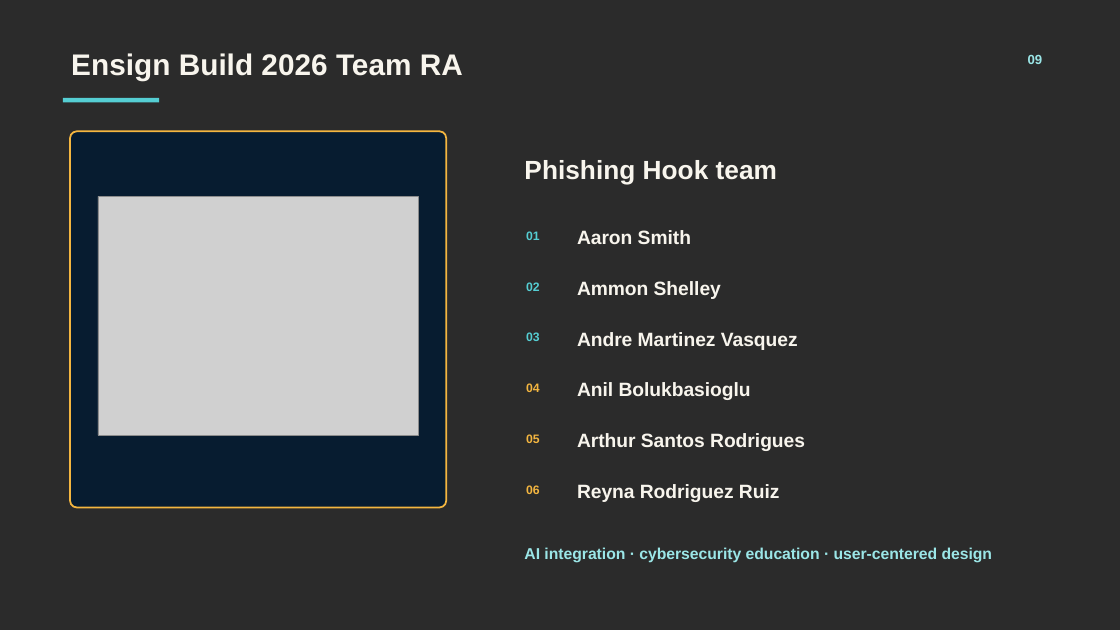
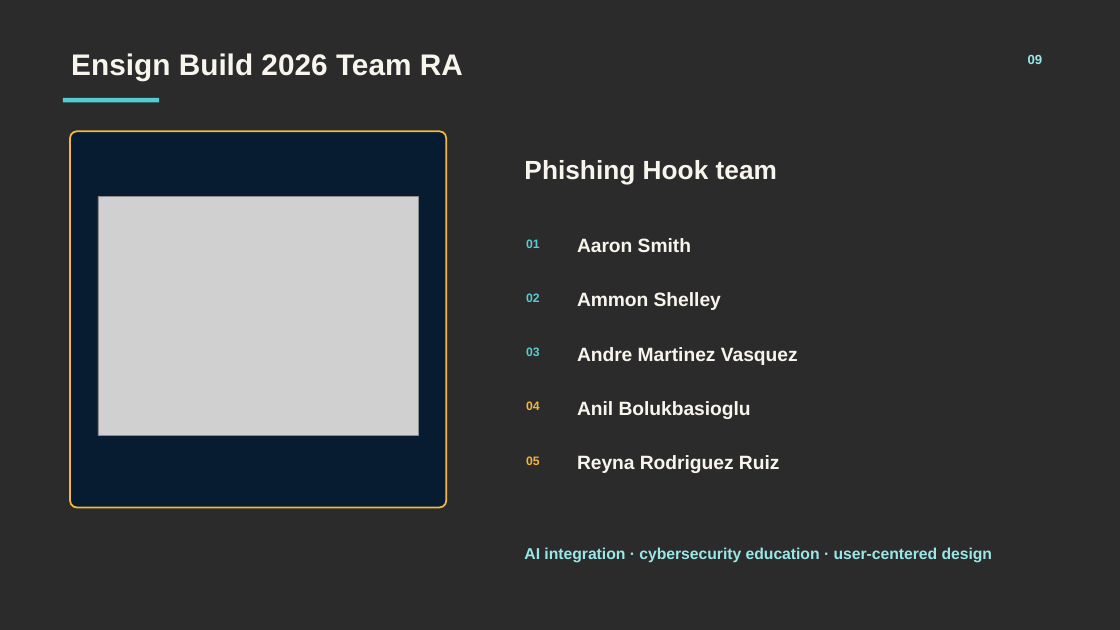
Before and after one commit to Ensign-Build-2026-Team-RA/phish-hook, a slide deck: slide 9 of docs/presentations/Phishing-Hook-Competition-Deck.pptx. Drawn at 1120x630 pixels with LibreOffice and Linux fonts; fonts in the diff are those of the drawing; grey boxes stand for pictures; background and template pictures are left out; a plain dark background stands for a picture behind light text. Boxes give left, top, right and bottom in pixels: in the first picture for what was removed or moved away, otherwise in the second. Text is boxed around its words. In the diff, an @@ line names an element or a change of style, - is before the commit and + after.

Commit message:
Update Team RA roster: remove Arthur from team lists and presentation

```diff
--- a/docs/presentations/Phishing-Hook-Competition-Deck.pptx
+++ b/docs/presentations/Phishing-Hook-Competition-Deck.pptx
@@ text "Aaron Smith": place and size @@
-text "Aaron Smith" at box(577, 230, 691, 244)
+text "Aaron Smith" at box(577, 238, 691, 252)
@@ 3 texts: place and size @@
-3 texts at box(526, 231, 721, 299)
+3 texts at box(526, 239, 721, 310)
@@ text "03": place and size @@
-text "03" at box(526, 332, 540, 341)
+text "03" at box(526, 347, 540, 356)
@@ text "Andre Martinez Vasquez": place and size @@
-text "Andre Martinez Vasquez" at box(577, 332, 798, 350)
+text "Andre Martinez Vasquez" at box(577, 347, 798, 365)
@@ 3 texts: place and size @@
-3 texts at box(526, 382, 751, 443)
+3 texts at box(526, 401, 751, 465)
@@ text "Reyna Rodriguez Ruiz": place and size @@
-text "Reyna Rodriguez Ruiz" at box(577, 484, 780, 502)
+text "Reyna Rodriguez Ruiz" at box(577, 455, 780, 473)
@@ text removed at box(577, 433, 805, 451) @@
-Arthur Santos Rodrigues
@@ text removed at box(526, 485, 540, 494) @@
-06
```
Also in this commit, not shown: 4 other files.
